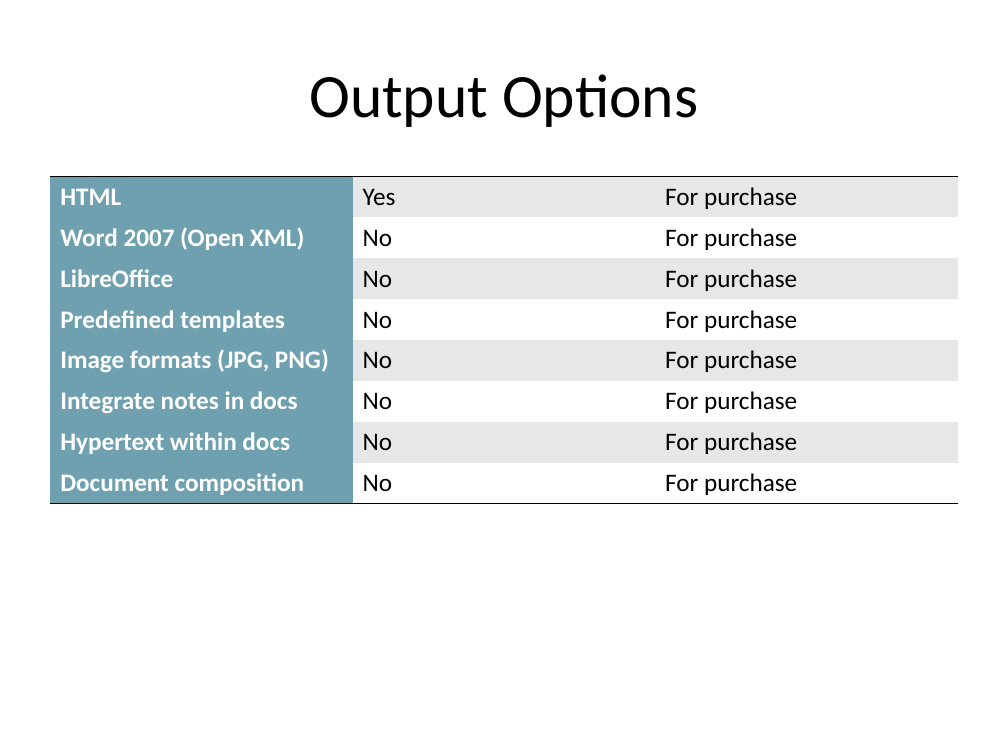
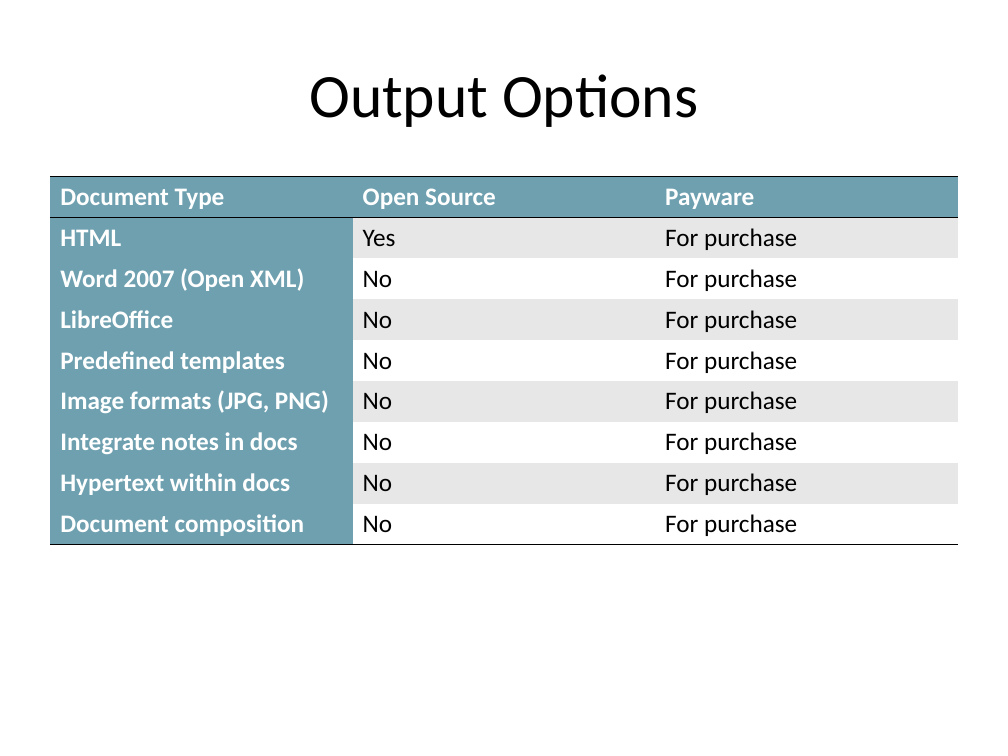
Before and after one commit to mazzas/School, a slide deck: slide 10 of SE4930/Modelio.ppt. Drawn at 1008x756 pixels with LibreOffice and Linux fonts; fonts in the diff are those of the drawing. Boxes give left, top, right and bottom in pixels: in the first picture for what was removed or moved away, otherwise in the second. Text is boxed around its words. In the diff, an @@ line names an element or a change of style, - is before the commit and + after.

```diff
--- a/SE4930/Modelio.ppt
+++ b/SE4930/Modelio.ppt
@@ table at bbox=[50, 176, 958, 544] @@
+row 1: Document Type | Open Source | Payware
```
Also in this commit, not shown: 1 other slide changed, 1 other file.
